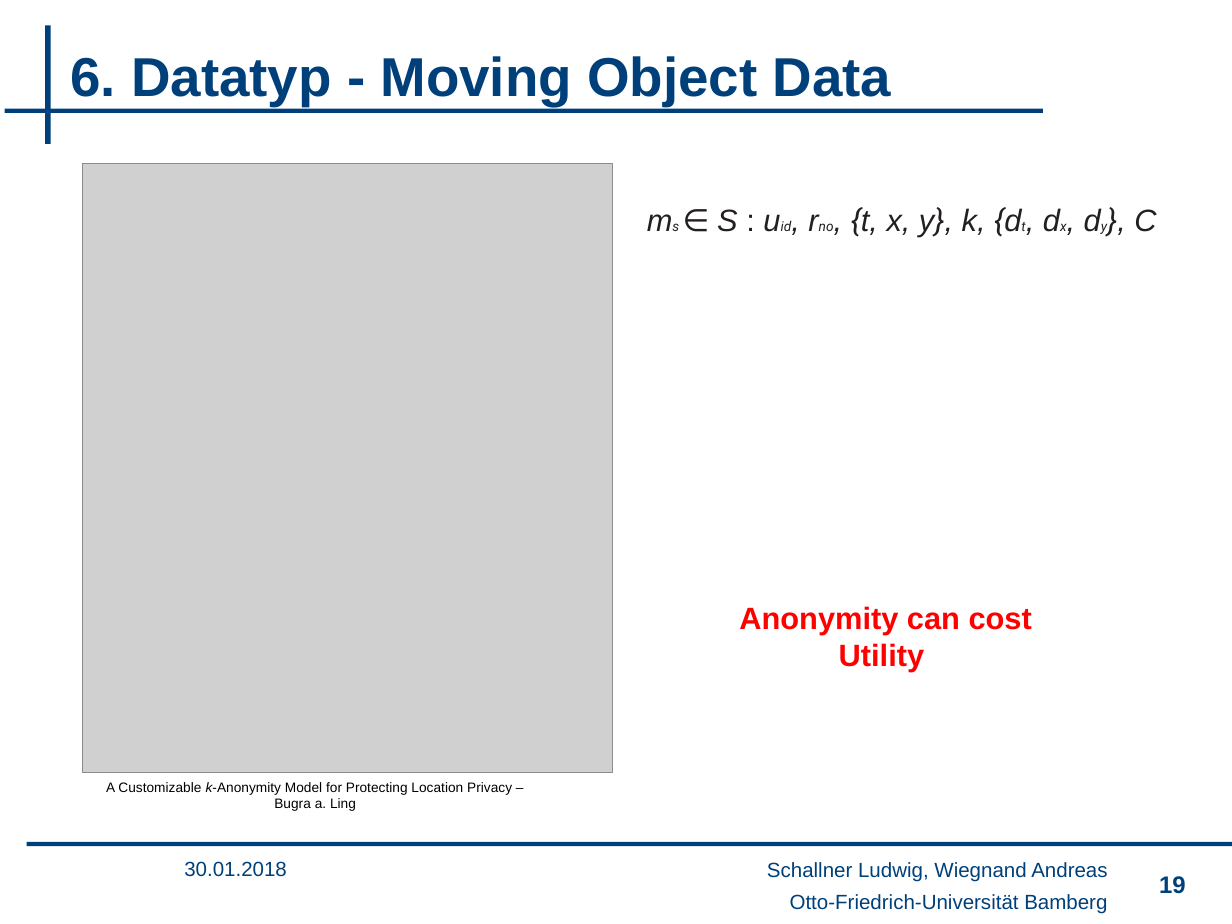
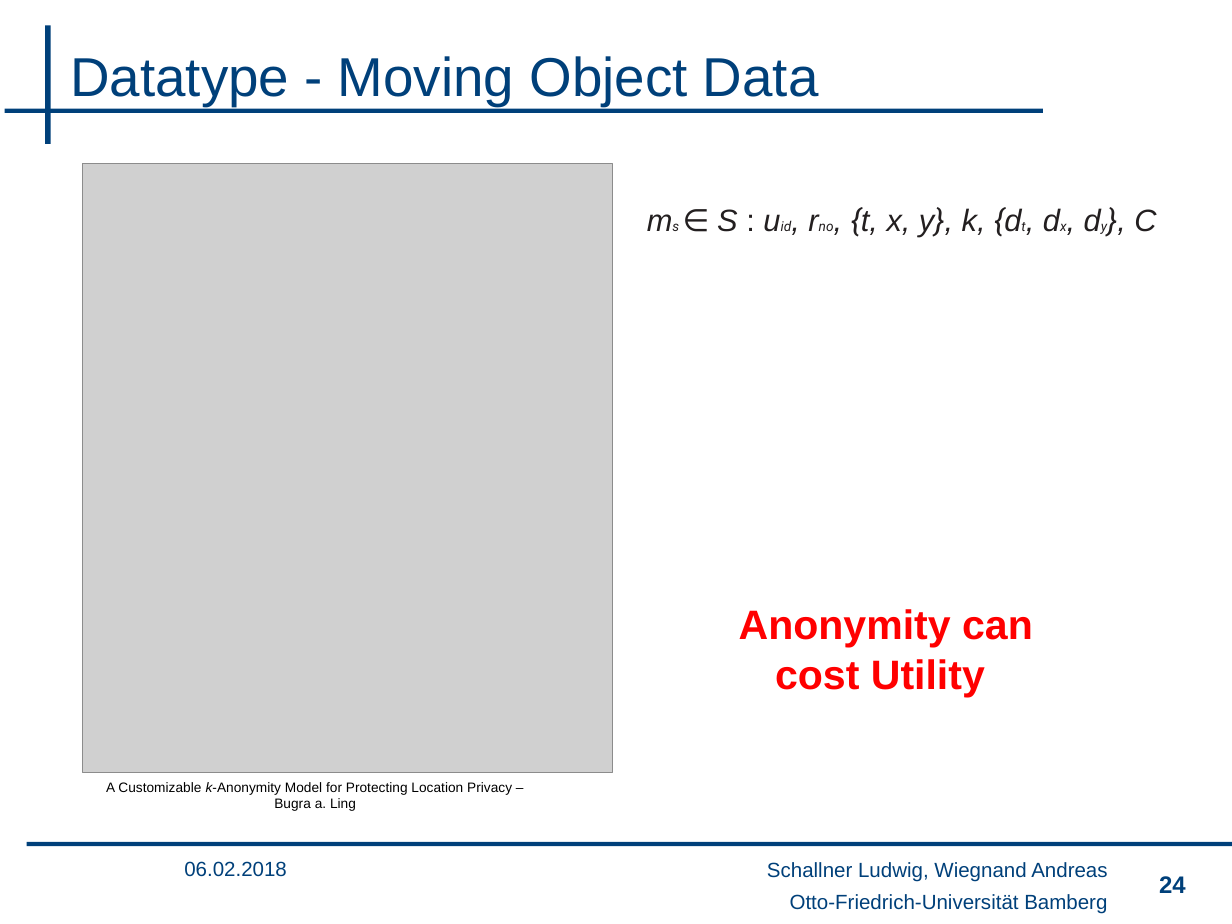
Before and after one commit to wsgan001/PSI-MSem, a slide deck: slide 24 of presentation/sicherheits_final_anV3.pptx (slide 19 before the commit). Drawn at 1232x924 pixels with LibreOffice and Linux fonts; fonts in the diff are those of the drawing; grey boxes stand for pictures; background and template pictures are left out. Boxes give left, top, right and bottom in pixels: in the first picture for what was removed or moved away, otherwise in the second. Text is boxed around its words. In the diff, an @@ line names an element or a change of style, - is before the commit and + after.

```diff
--- a/presentation/sicherheits_final_anV3.pptx
+++ b/presentation/sicherheits_final_anV3.pptx
@@ title at [70,56,819,106]: text changed; bold off @@
-6. Datatyp - Moving Object Data
+Datatype - Moving Object Data
@@ text "Anonymity can cost Utility" at [739,609,1033,697]: size 18 to 24 pt @@
@@ text at [184,861,287,877]: text changed @@
-30.01.2018
+06.02.2018
@@ page number at [1159,876,1186,893]: text changed @@
-19
+24
```
Also in this commit, not shown: 20 other slides changed, 6 slides added.
